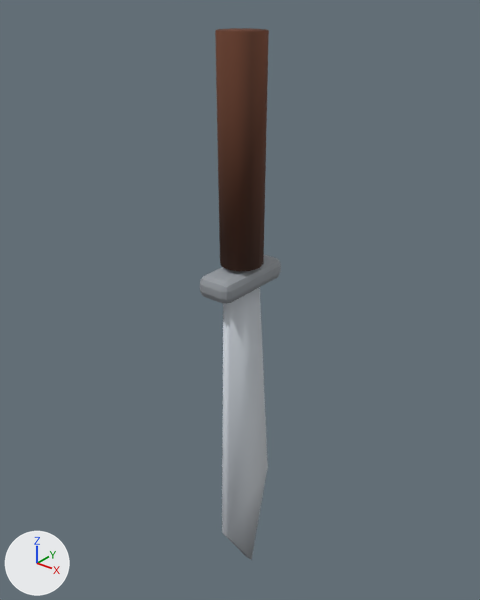
Two versions of the glTF model assets/models/tool_machete.glb, one commit apart.
The view is the same before and after, from a 50 mm camera at (0.497, -0.625, 0.153) aimed at (-0.024, 0.027, -0.251). Lighting does not change. The marker at lower left points along +X, +Y and +Z. The picture after the commit comes second. Vertices at exactly the same position are counted once.

Objects in the first picture: 'Tool'.
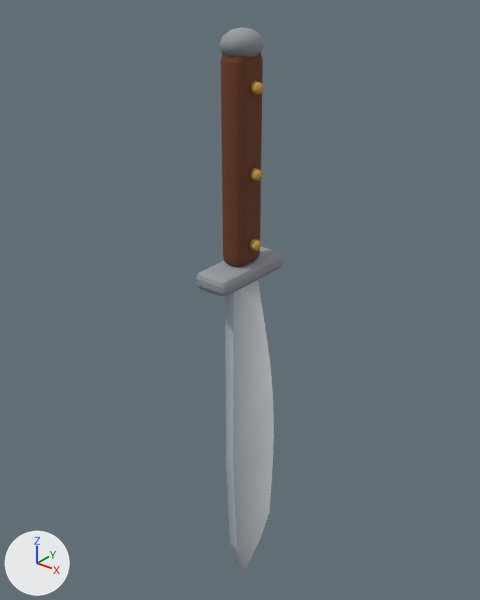
The edits, one by one:
me_tool is used by ob_tool; location (0.0, 0.0, 0.0).
me_tool had 90 vertices, 168 faces and spanned x -0.03..0.03, y -0.06..0.06, z -0.72..0.1.
me_tool now has 328 vertices, 616 faces and spans x -0.025..0.027, y -0.065..0.081, z -0.73..0.103.
me_tool part 1: a new loose piece, an 8-sided cut cone along x (radius 0.008 at the low end, 0.0064 at the high end) spanning x 0.019..0.027, y -0.008..0.008, z 0.032..0.048, in mat_vc.
me_tool part 2: a new loose piece, an 8-sided cut cone along x (radius 0.008 at the low end, 0.0064 at the high end) spanning x 0.019..0.027, y -0.008..0.008, z -0.068..-0.052, in mat_vc.
me_tool part 3: a new loose piece, an 8-sided cut cone along x (radius 0.008 at the low end, 0.0064 at the high end) spanning x 0.019..0.027, y -0.008..0.008, z -0.158..-0.142, in mat_vc.
me_tool part 4: a new loose piece, a UV sphere (10 segments, 6 rings, poles along z) spanning x -0.021..0.021, y -0.03..0.03, z 0.067..0.103, in mat_vc.
me_tool part 5: the loose piece of 56 vertices spanning x -0.025..0.025, y -0.06..0.06, z -0.215..-0.185 is rebuilt with 56 vertices and now spans x -0.025..0.025, y -0.065..0.065, z -0.202..-0.178.
me_tool part 6: the loose piece of 24 vertices spanning x -0.03..0.03, y -0.03..0.03, z -0.18..0.1 is rebuilt with 96 vertices and now spans x -0.017..0.017, y -0.025..0.025, z -0.18..0.08.
me_tool part 7: the loose piece of 10 vertices spanning x -0.006..0.006, y -0.04..0.06, z -0.72..-0.2 is rebuilt with 28 vertices and now spans x -0.007..0.007, y -0.028..0.081, z -0.73..-0.2.
Other edits to the shape of me_tool do not show in these pictures.

Boxes [x1, y1, x2, y2] around the edits, measured in the pictures (480 x 600 px):
'Tool', reshaped (9% wider): before [200, 28, 281, 560]; after [196, 27, 284, 572]
part 1 of me_tool, added: after [251, 81, 264, 95]
part 2 of me_tool, added: after [250, 168, 263, 181]
part 3 of me_tool, added: after [250, 238, 262, 251]
part 4 of me_tool, added: after [219, 27, 264, 57]
part 5 of me_tool, rebuilt (9% wider): before [200, 255, 281, 303]; after [196, 247, 284, 296]
part 6 of me_tool, rebuilt (22% narrower, 12% shorter): before [215, 28, 269, 271]; after [221, 53, 263, 267]
part 7 of me_tool, rebuilt (6% wider, 7% taller): before [222, 287, 268, 560]; after [225, 280, 274, 572]
